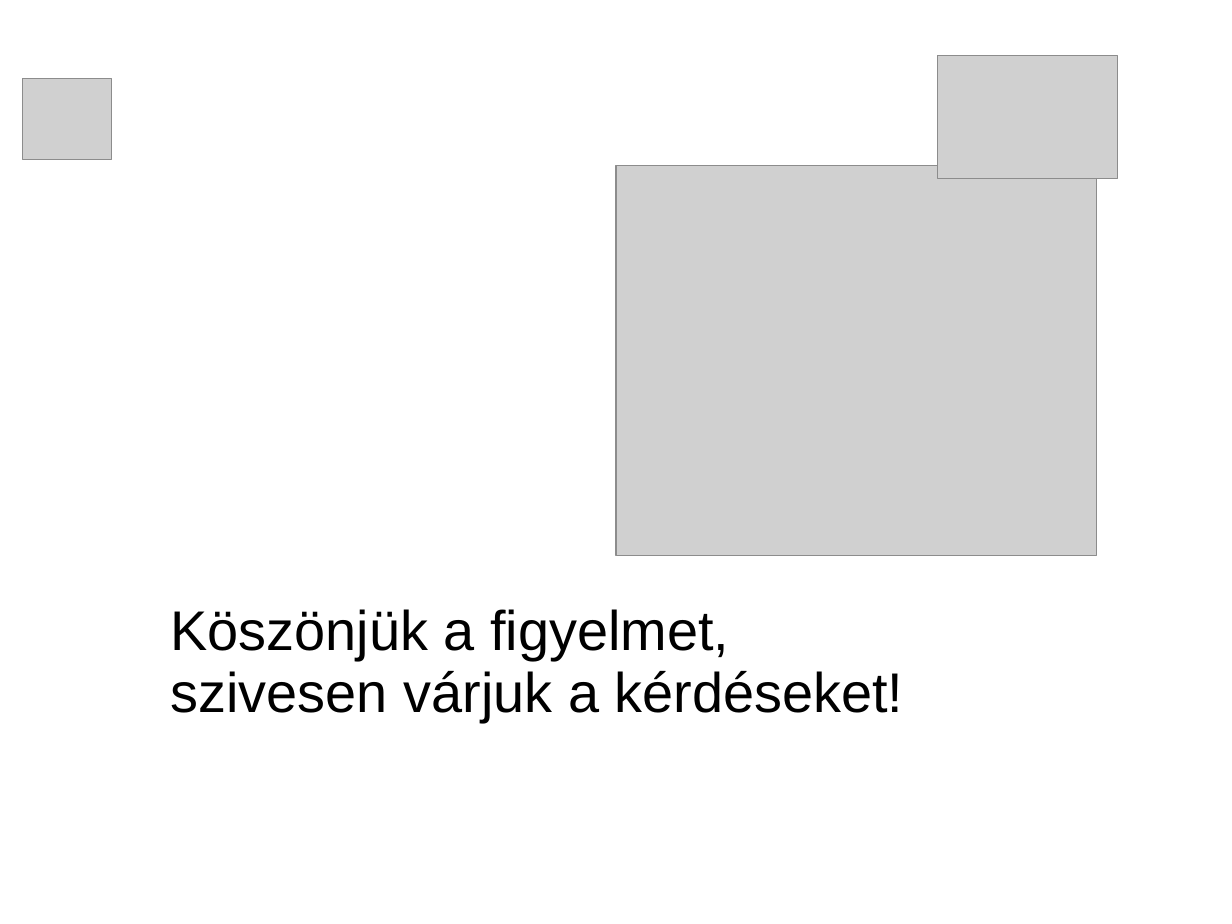
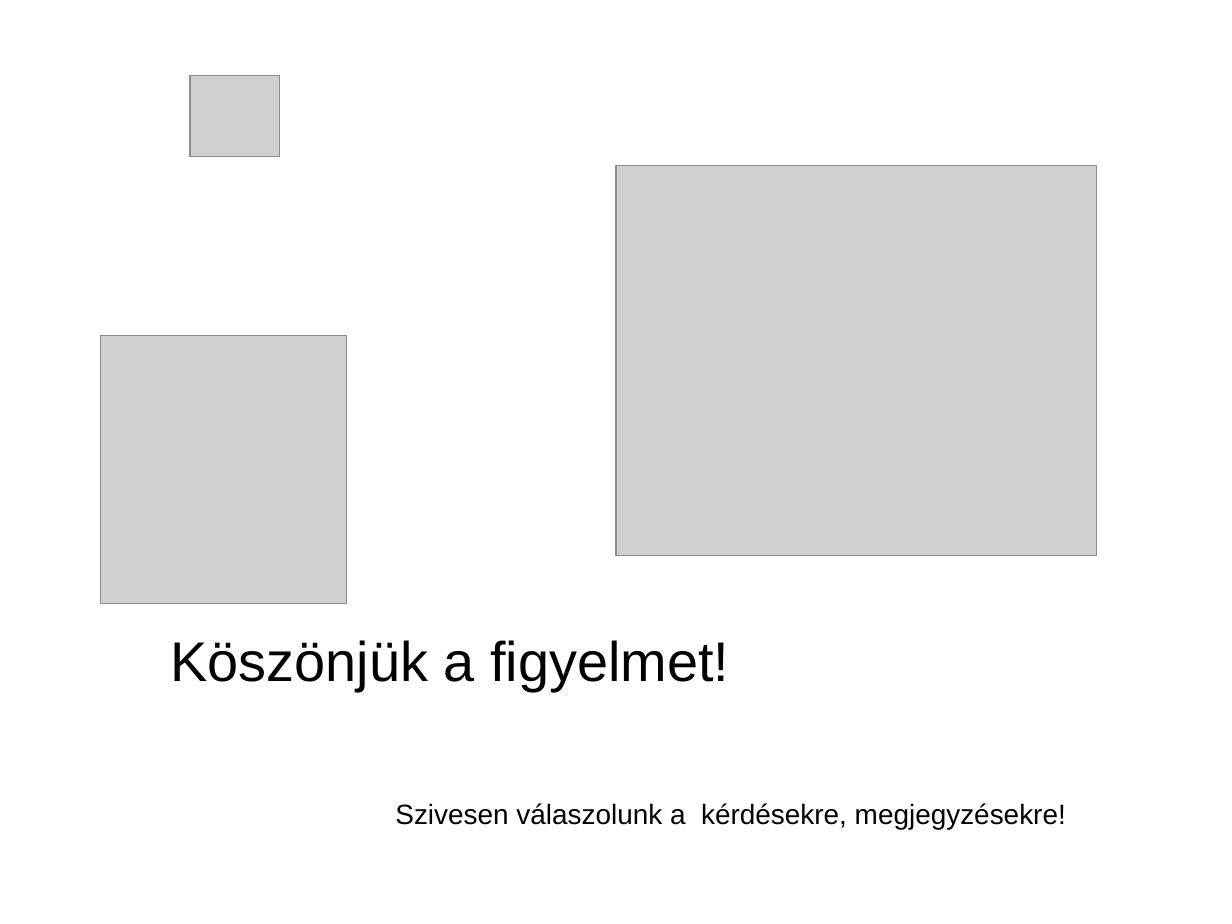
Before and after one commit to necrology27/babybook, a slide deck: slide 9 of prezentation/1. LeadingSoft_projekt.ppt (slide 10 before the commit). Drawn at 1232x924 pixels with LibreOffice and Linux fonts; fonts in the diff are those of the drawing; grey boxes stand for pictures; background and template pictures are left out. Boxes give left, top, right and bottom in pixels: in the first picture for what was removed or moved away, otherwise in the second. Text is boxed around its words. In the diff, an @@ line names an element or a change of style, - is before the commit and + after.

```diff
--- a/prezentation/1. LeadingSoft_projekt.ppt
+++ b/prezentation/1. LeadingSoft_projekt.ppt
@@ picture: place and size @@
-picture at bbox=[22, 78, 112, 159]
+picture at bbox=[190, 76, 279, 157]
@@ picture: place and size @@
-picture at bbox=[938, 56, 1118, 179]
+picture at bbox=[101, 335, 347, 604]
@@ text at bbox=[171, 640, 729, 691]: text changed @@
-Köszönjük a figyelmet, szivesen várjuk a kérdéseket!
+Köszönjük a figyelmet!
@@ text added at bbox=[395, 803, 1066, 829], 18 pt, text #000000 @@
+Szivesen válaszolunk a kérdésekre, megjegyzésekre!
```
Also in this commit, not shown: 3 other slides changed, 5 slides added, 6 slides removed, 11 other files.
